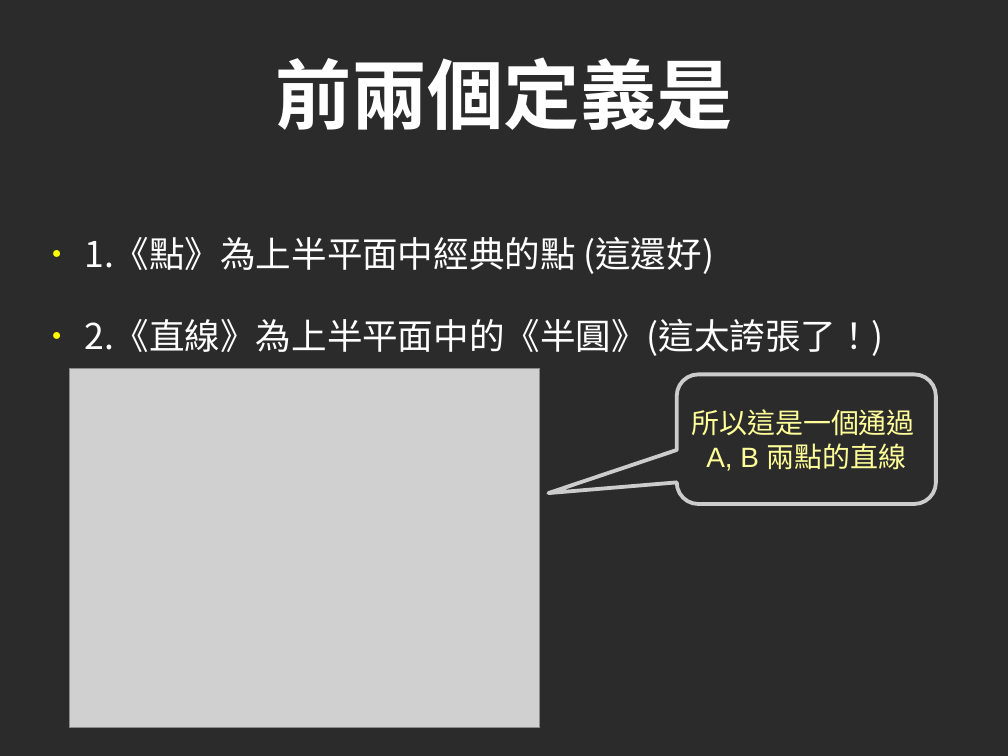
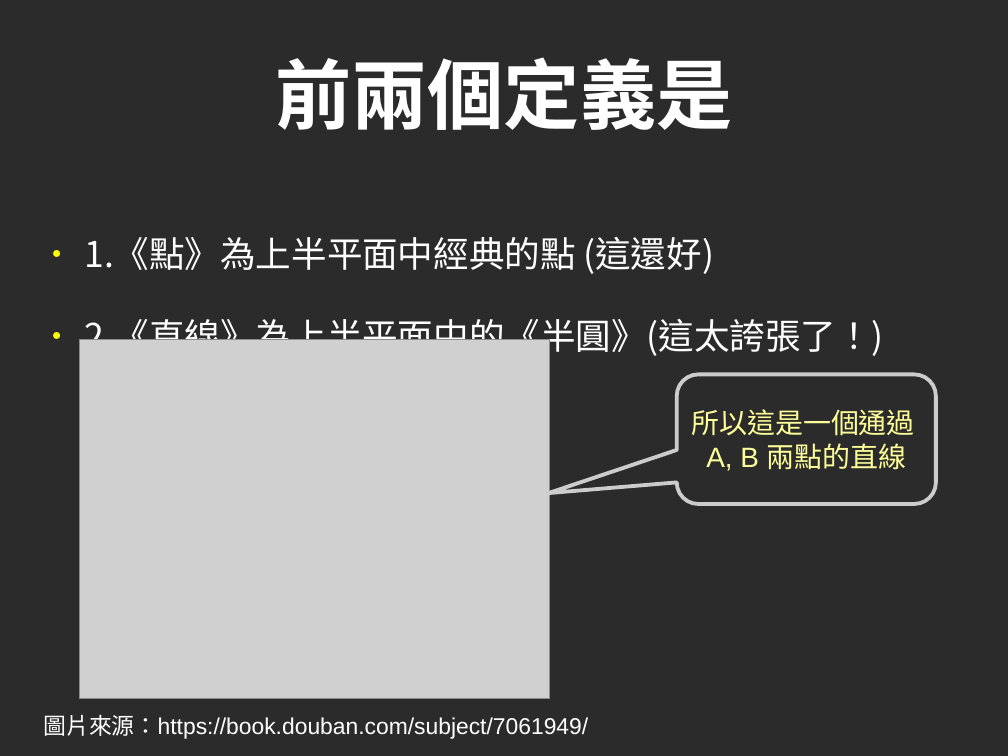
Before and after one commit to cccunimportant/10minSlides, a slide deck: slide 53 of 10minGeometryNonEuclid.odp. Drawn at 1008x756 pixels with LibreOffice and Linux fonts; fonts in the diff are those of the drawing; grey boxes stand for pictures; background and template pictures are left out; a plain dark background stands for a picture behind light text. Boxes give left, top, right and bottom in pixels: in the first picture for what was removed or moved away, otherwise in the second. Text is boxed around its words. In the diff, an @@ line names an element or a change of style, - is before the commit and + after.

```diff
--- a/10minGeometryNonEuclid.odp
+++ b/10minGeometryNonEuclid.odp
@@ picture: place and size @@
-picture at <box>70,369,540,727</box>
+picture at <box>80,339,550,698</box>
@@ text added at <box>43,715,588,739</box>, 18 pt, text #FFFFFF @@
+圖片來源：https://book.douban.com/subject/7061949/
```
Also in this commit, not shown: 3 other slides changed, 4 other files.
